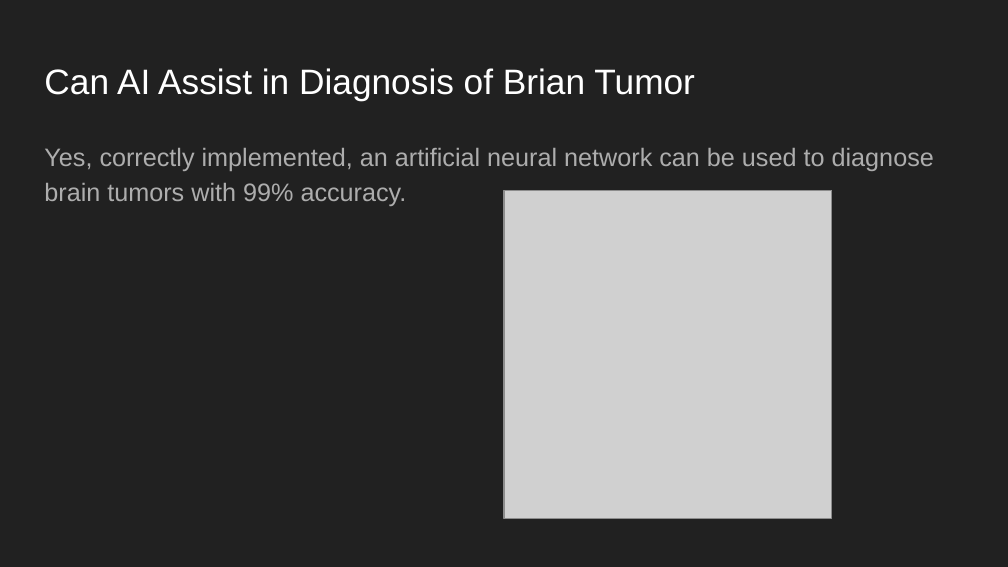
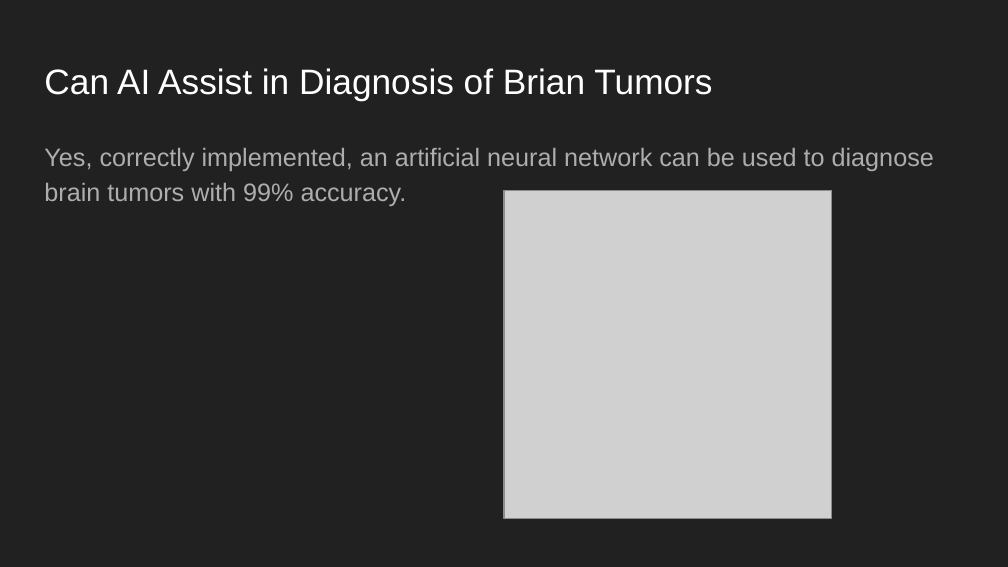
Before and after one commit to andmcllin/Tumor-Prediction-Capstone, a slide deck: slide 2 of Capstone Three Final Slides.pptx. Drawn at 1008x567 pixels with LibreOffice and Linux fonts; fonts in the diff are those of the drawing; grey boxes stand for pictures. Boxes give left, top, right and bottom in pixels: in the first picture for what was removed or moved away, otherwise in the second. Text is boxed around its words. In the diff, an @@ line names an element or a change of style, - is before the commit and + after.

```diff
--- a/Capstone Three Final Slides.pptx
+++ b/Capstone Three Final Slides.pptx
@@ title at (44,68,712,100): text changed @@
-Can AI Assist in Diagnosis of Brian Tumor
+Can AI Assist in Diagnosis of Brian Tumors
```
Also in this commit, not shown: 1 other slide changed, 1 slide removed, 1 other file.
